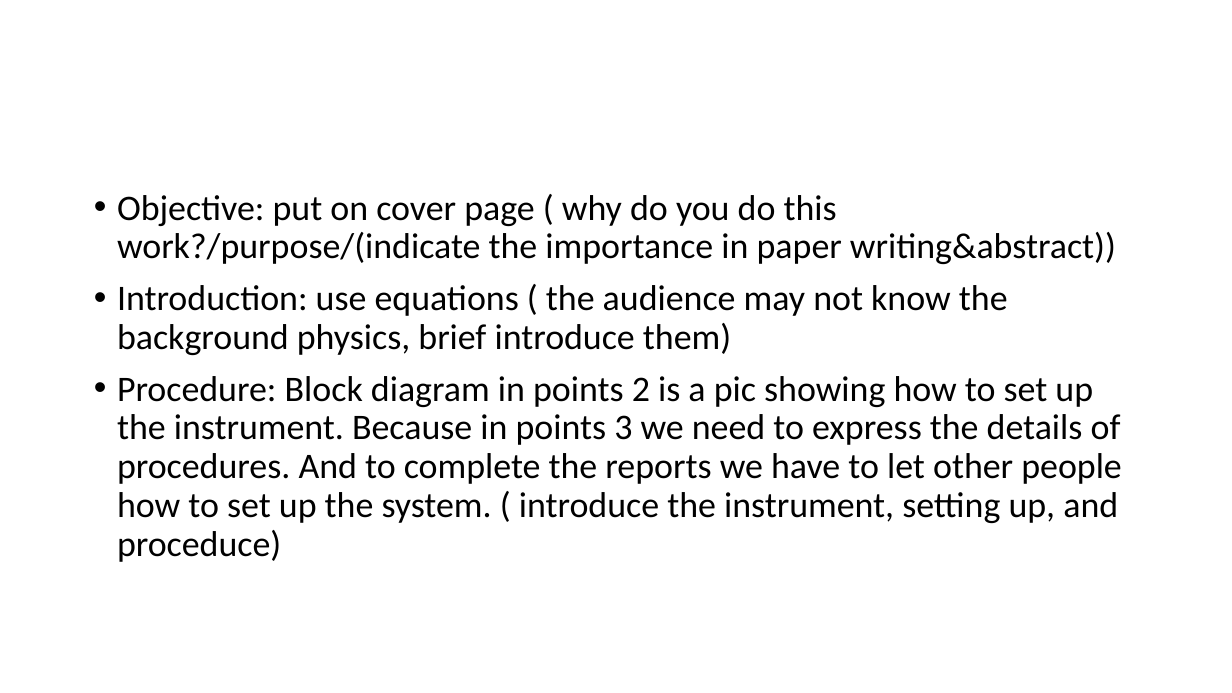
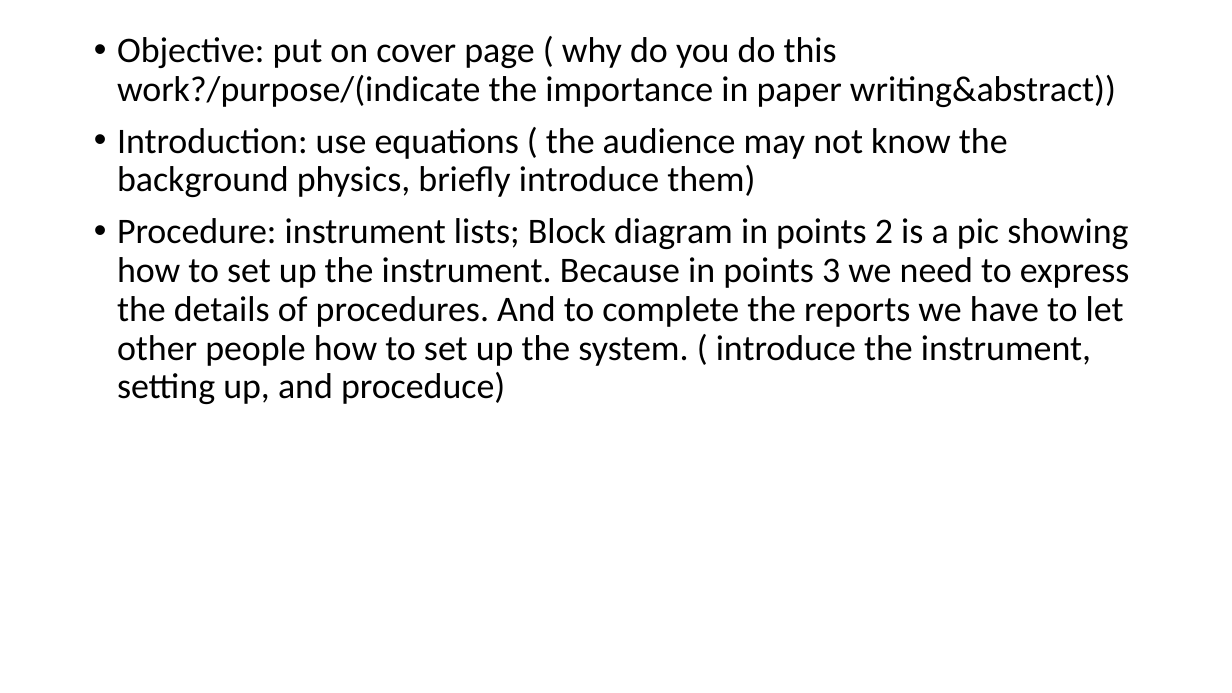
Before and after one commit to UML-Ionosphere-Plasmasphere-Modeling/Coupling-Model, a slide deck: slide 8 of Computational-books&papers/private/TA.pptx. Drawn at 1232x693 pixels with LibreOffice and Linux fonts; fonts in the diff are those of the drawing. Boxes give left, top, right and bottom in pixels: in the first picture for what was removed or moved away, otherwise in the second. Text is boxed around its words. In the diff, an @@ line names an element or a change of style, - is before the commit and + after.

```diff
--- a/Computational-books&papers/private/TA.pptx
+++ b/Computational-books&papers/private/TA.pptx
@@ text "Objective: put on cover page ...": place and size @@
-text "Objective: put on cover page ..." at (117,195,1122,562)
+text "Objective: put on cover page ..." at (117,37,1130,404)
@@ text at (117,128,1130,404): text changed @@
-• Introduction: use equations ( the audience may not know the background physics, brief introduce them)
-• Procedure: Block diagram in points 2 is a pic showing how to set up the instrument. Because in points 3 we need to express the details of procedures. And to complete the reports we have to let other people how to set up the system. ( introduce the instrument, setting up, and proceduce)
+• Introduction: use equations ( the audience may not know the background physics, briefly introduce them)
+• Procedure: instrument lists; Block diagram in points 2 is a pic showing how to set up the instrument. Because in points 3 we need to express the details of procedures. And to complete the reports we have to let other people how to set up the system. ( introduce the instrument, setting up, and proceduce)
```
Also in this commit, not shown: 3 other slides changed, 1 slide added.
